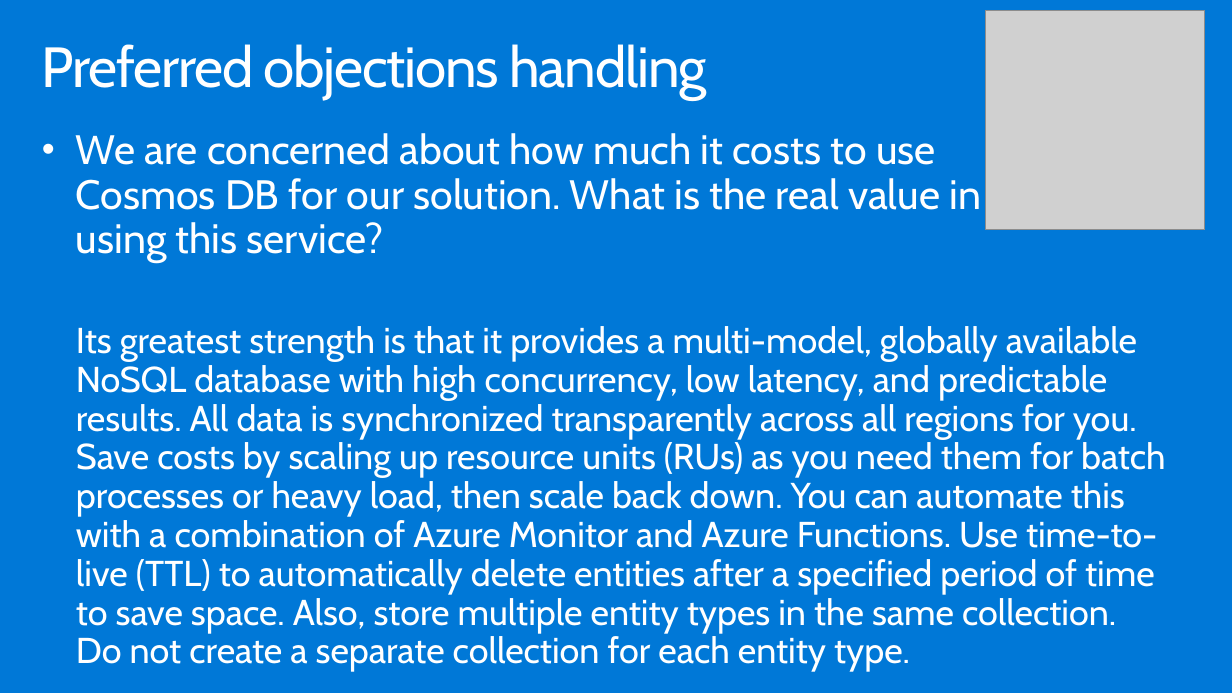
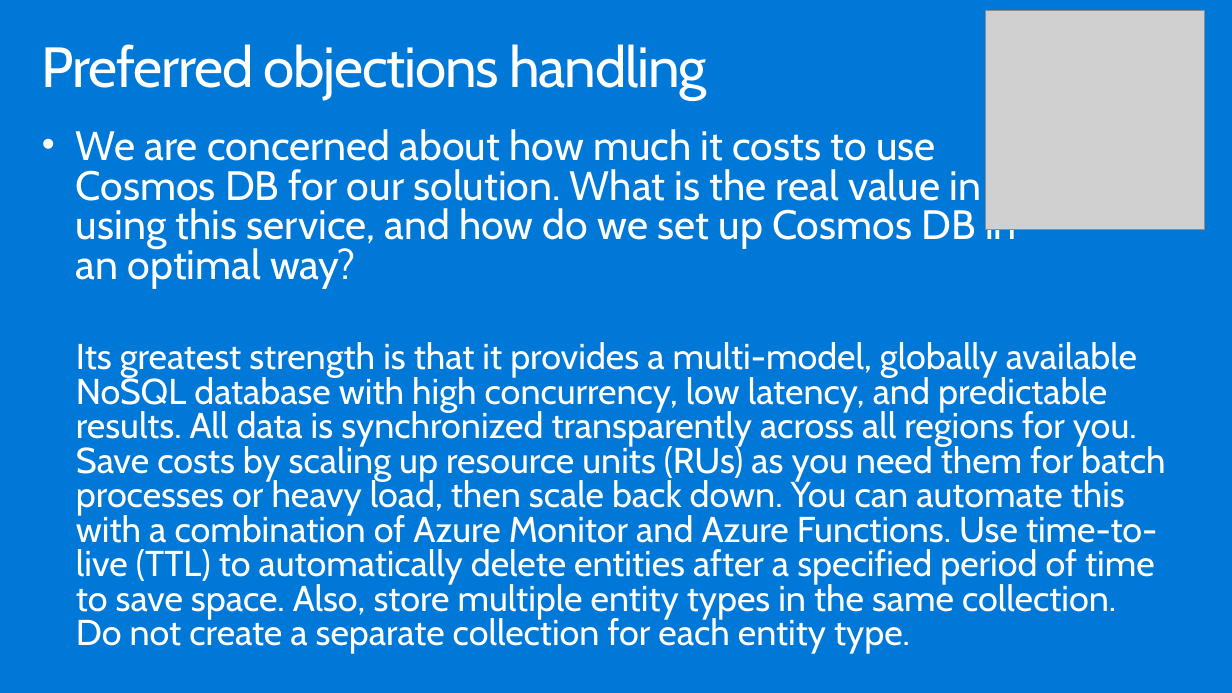
Before and after one commit to testjiho/innovative-fraud-detection, a slide deck: slide 31 of Whiteboard design session/WDS trainer presentation - Cosmos DB Real Time Advanced Analytics.pptx. Drawn at 1232x693 pixels with LibreOffice and Linux fonts; fonts in the diff are those of the drawing; grey boxes stand for pictures. Boxes give left, top, right and bottom in pixels: in the first picture for what was removed or moved away, otherwise in the second. Text is boxed around its words. In the diff, an @@ line names an element or a change of style, - is before the commit and + after.

```diff
--- a/Whiteboard design session/WDS trainer presentation - Cosmos DB Real Time Advanced Analytics.pptx
+++ b/Whiteboard design session/WDS trainer presentation - Cosmos DB Real Time Advanced Analytics.pptx
@@ text at [76, 129, 1017, 289]: text changed @@
-• We are concerned about how much it costs to use
-  Cosmos DB for our solution. What is the real value in
-  using this service?
+• We are concerned about how much it costs to use
+  Cosmos DB for our solution. What is the real value in
+  using this service, and how do we set up Cosmos DB in
+  an optimal way?
@@ text at [76, 342, 1166, 654]: line spacing 0.9 to 0.8 @@
```
Also in this commit, not shown: 1 other slide changed, 3 other files.
